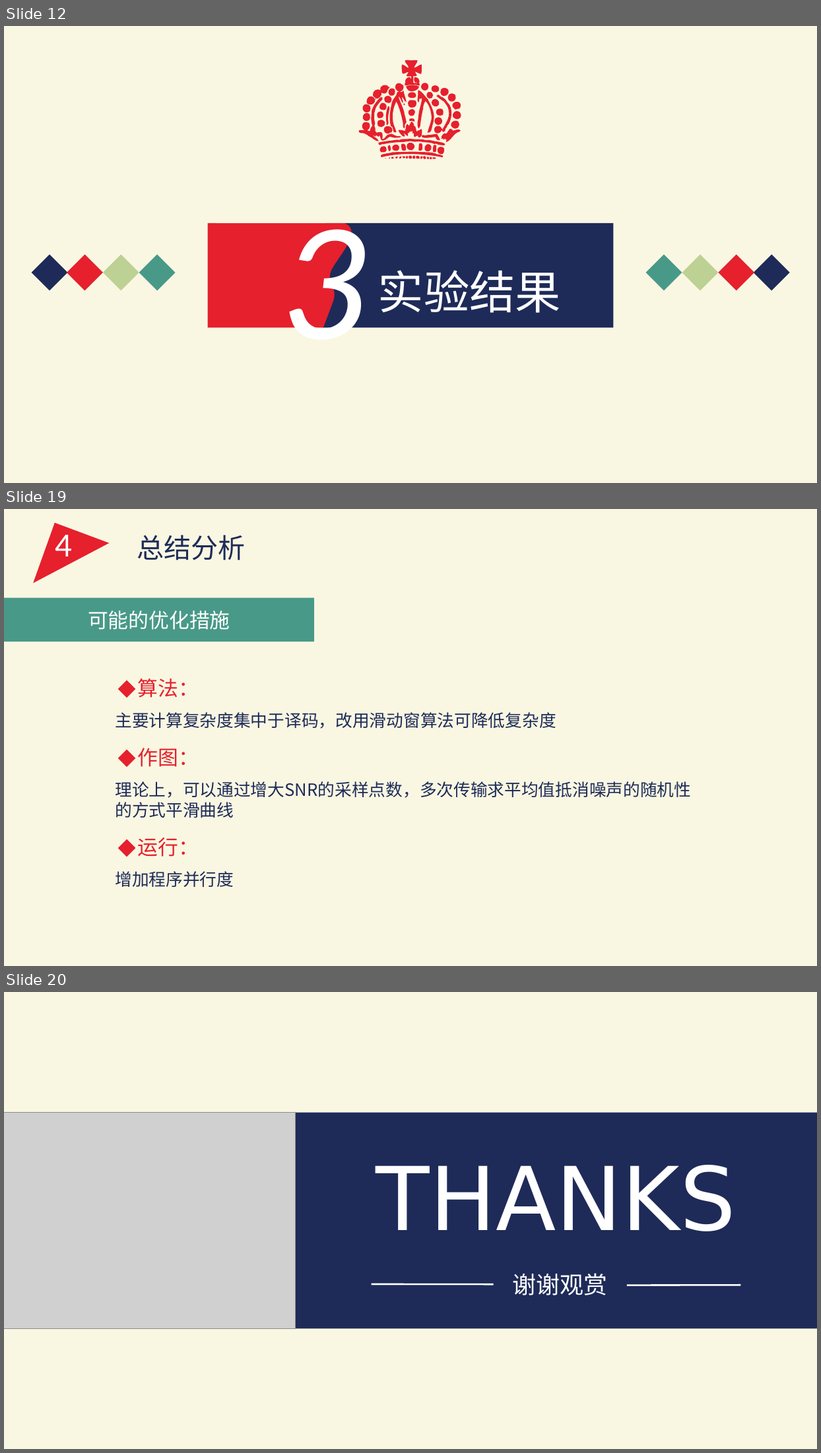
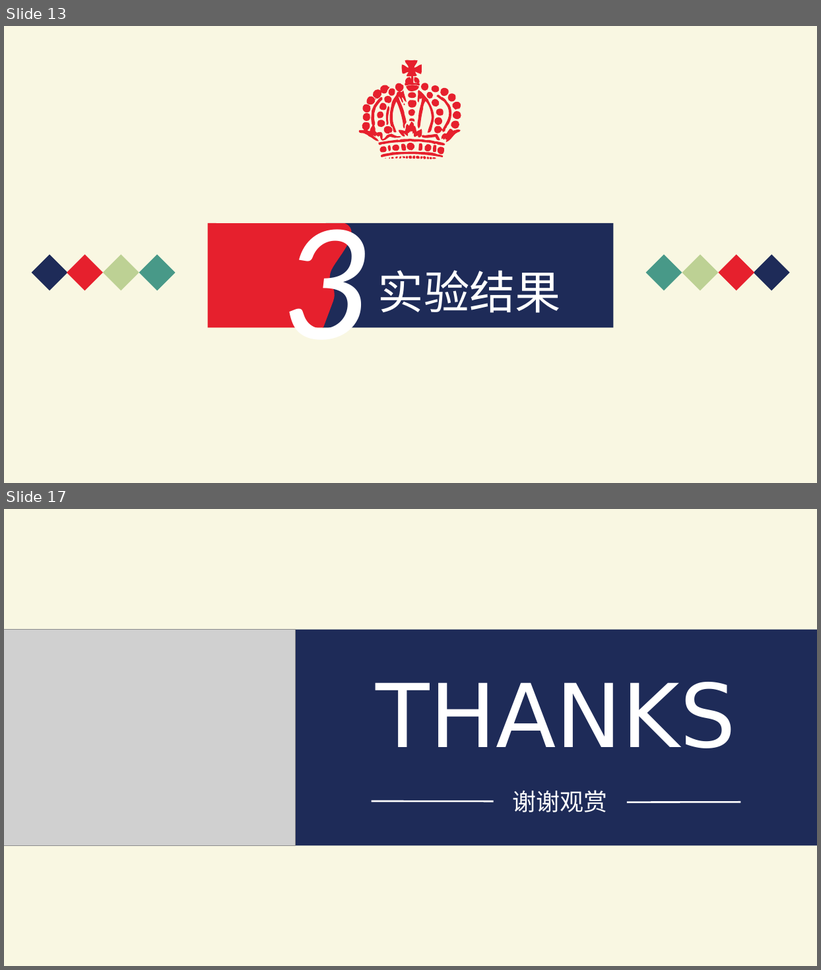
Before and after one commit to IntroductionOfCoding2015/encryption, a slide deck: PPT.pptx. Shown one above the other, each under a label of ours: slides 12, 19 and 20 before the commit, slides 13 and 17 after it; the slides between them are not shown. The pictures are 821x1453 and 821x970 pixels, drawn with LibreOffice and Linux fonts; fonts in the diff are those of the drawing; grey boxes stand for pictures. Boxes give left, top, right and bottom in pixels: in the first picture for what was removed or moved away, otherwise in the second. Text is boxed around its words. In the diff, an @@ line names an element or a change of style, - is before the commit and + after.

```diff
--- a/PPT.pptx
+++ b/PPT.pptx
@@ slide 19 removed at (x1=4, y1=509, x2=817, y2=966), background #F9F7E2 @@
@@ freeform shape removed at (x1=25, y1=516, x2=109, y2=606) @@
@@ text removed at (x1=55, y1=528, x2=72, y2=564) @@
-4
@@ text removed at (x1=137, y1=535, x2=246, y2=560) @@
-总结分析
@@ rectangle removed at (x1=4, y1=598, x2=314, y2=642) @@
-可能的优化措施
@@ text removed at (x1=115, y1=679, x2=556, y2=729) @@
-算法：
-主要计算复杂度集中于译码，改用滑动窗算法可降低复杂度
@@ diamond removed at (x1=118, y1=681, x2=136, y2=698) @@
@@ text removed at (x1=115, y1=748, x2=691, y2=818) @@
-作图：
-理论上，可以通过增大SNR的采样点数，多次传输求平均值抵消噪声的随机性的方式平滑曲线
@@ diamond removed at (x1=118, y1=750, x2=136, y2=768) @@
@@ text removed at (x1=115, y1=838, x2=234, y2=887) @@
-运行：
-增加程序并行度
@@ diamond removed at (x1=118, y1=840, x2=136, y2=857) @@
@@ what was slide 12 is now slide 13 @@
@@ what was slide 20 is now slide 17 @@
```
Also in this commit, not shown: 9 slides changed, 2 slides added, 4 other slides removed, 1 other file.
